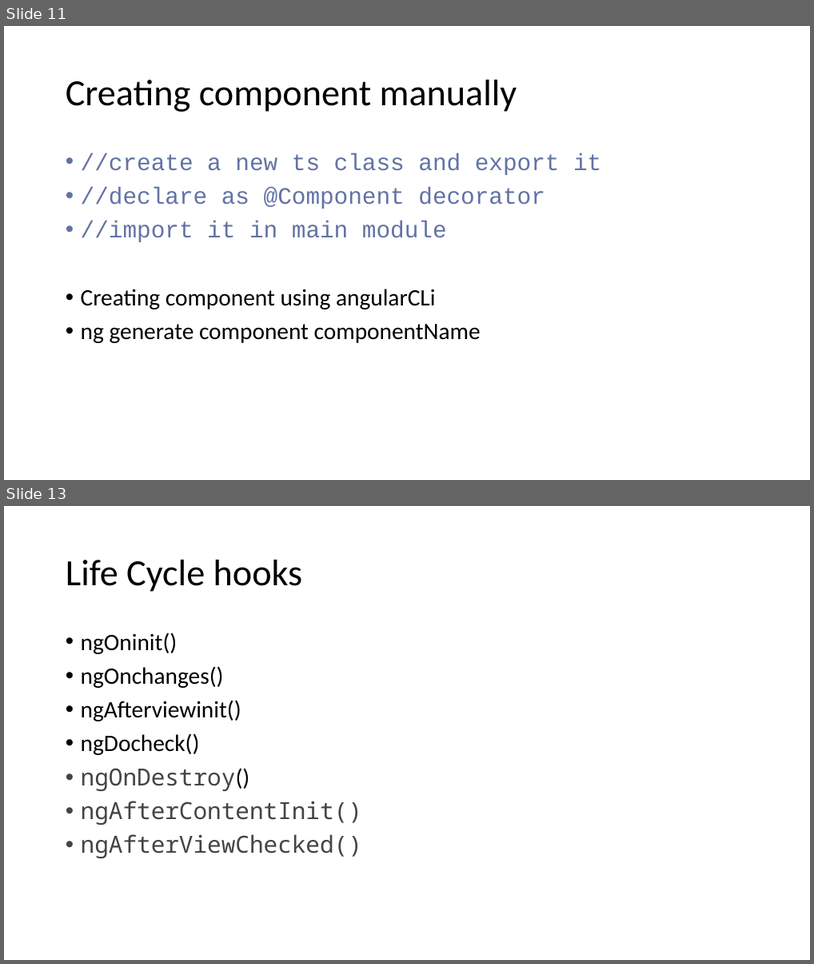
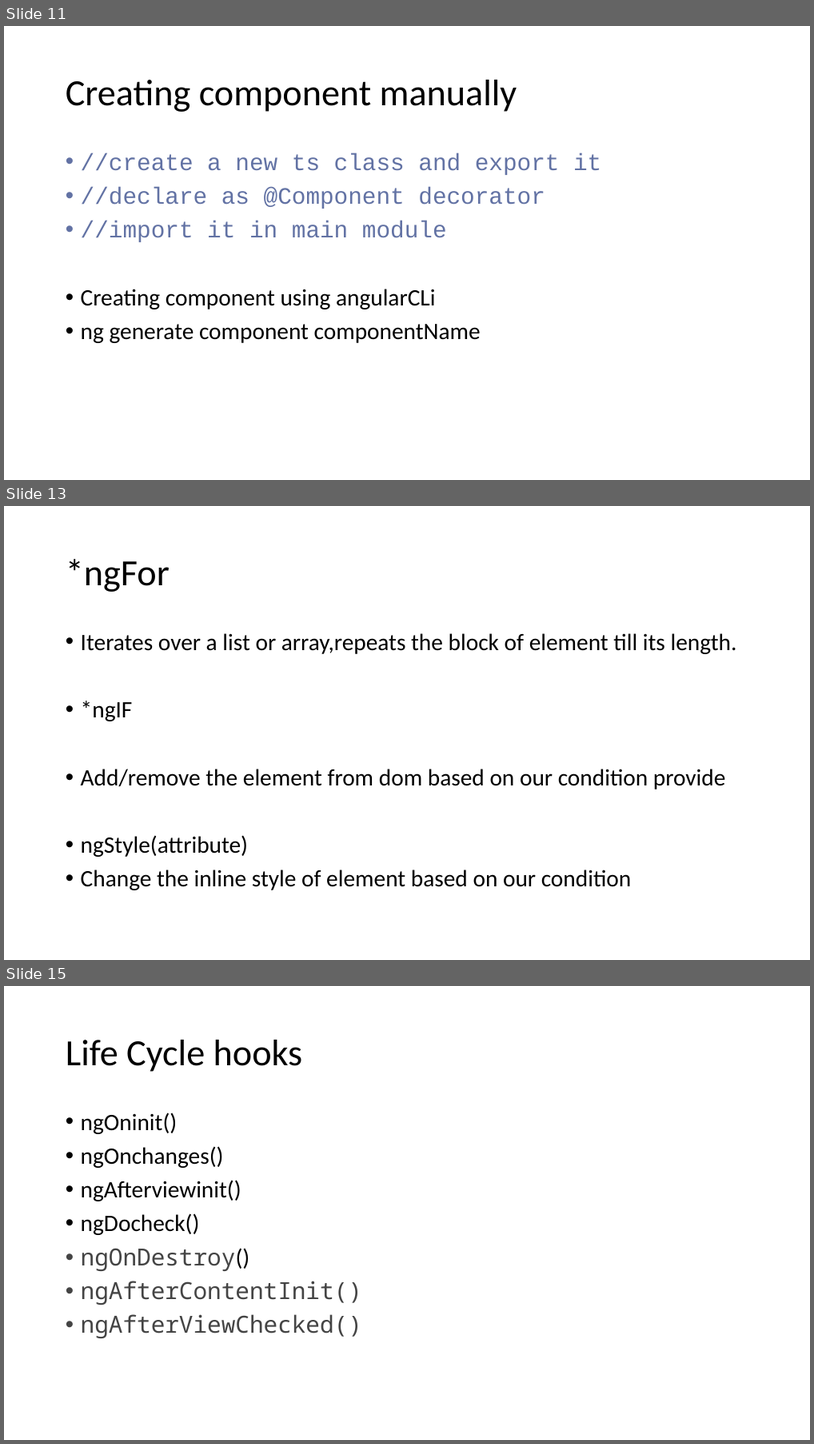
Before and after one commit to 00Maddy/angularDemo, a slide deck: ANGULAR.pptm. Shown one above the other, each under a label of ours: slides 11 and 13 before the commit, slides 11, 13 and 15 after it; the slides between them are not shown. The pictures are 814x964 and 814x1444 pixels, drawn with LibreOffice and Linux fonts; fonts in the diff are those of the drawing. Boxes give left, top, right and bottom in pixels: in the first picture for what was removed or moved away, otherwise in the second. Text is boxed around its words. In the diff, an @@ line names an element or a change of style, - is before the commit and + after.

```diff
--- a/ANGULAR.pptm
+++ b/ANGULAR.pptm
@@ slide 13 added at <box>4,506,810,960</box>, background #FFFFFF @@
@@ title added at <box>66,559,170,592</box>, 44 pt, text #000000 @@
+*ngFor
@@ text added at <box>81,633,738,890</box>, 28 pt, text #000000 @@
+• Iterates over a list or array,repeats the block of element till its length.
+• *ngIF
+• Add/remove the element from dom based on our condition provide
+• ngStyle(attribute)
+• Change the inline style of element based on our condition
@@ what was slide 13 is now slide 15 @@
```
Also in this commit, not shown: 2 other slides added, 1 slide removed, 6 other files.
